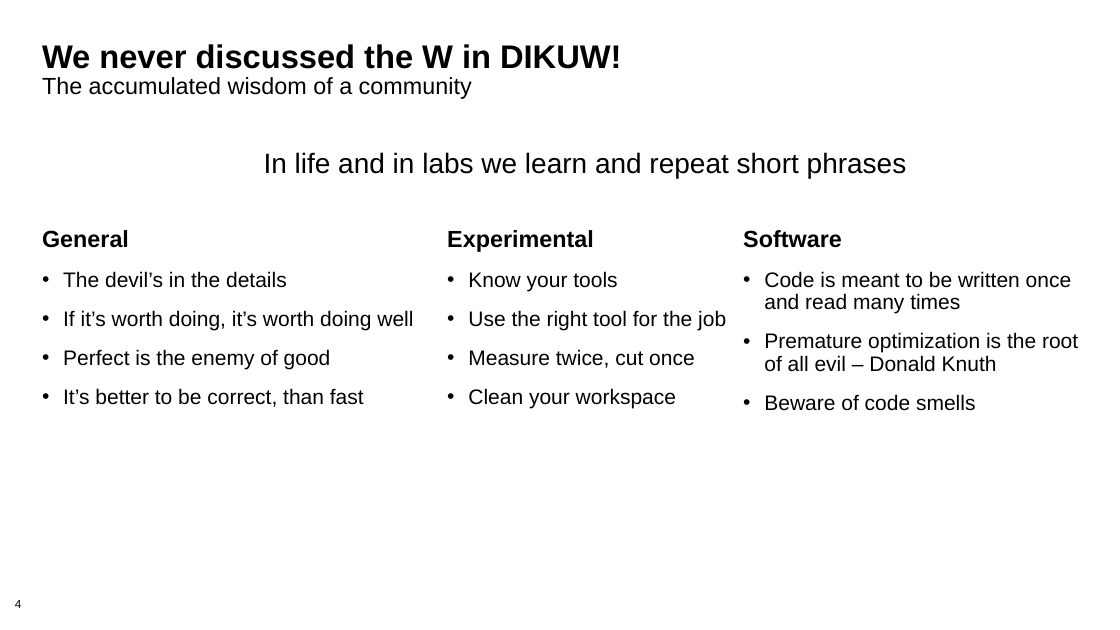
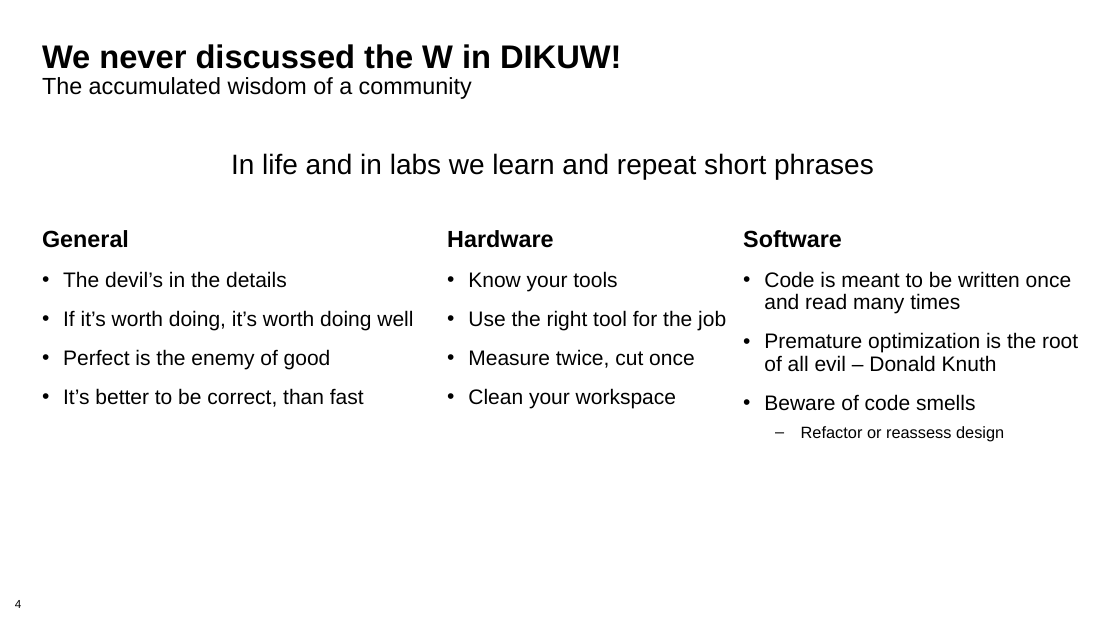
Before and after one commit to bssw-tutorial/presentations, a slide deck: slide 4 of computational-expts.pptx. Drawn at 1120x630 pixels with LibreOffice and Linux fonts; fonts in the diff are those of the drawing; background and template pictures are left out. Boxes give left, top, right and bottom in pixels: in the first picture for what was removed or moved away, otherwise in the second. Text is boxed around its words. In the diff, an @@ line names an element or a change of style, - is before the commit and + after.

```diff
--- a/computational-expts.pptx
+++ b/computational-expts.pptx
@@ text "In life and in labs ...": place and size @@
-text "In life and in labs ..." at <box>264,152,907,178</box>
+text "In life and in labs ..." at <box>231,153,874,179</box>
@@ text at <box>447,230,553,248</box>: text changed @@
-Experimental
+Hardware
@@ text at <box>801,426,1004,442</box>: paragraph added @@
+  – Refactor or reassess design
```
Also in this commit, not shown: 12 other slides changed, 3 slides added, 2 slides removed.
